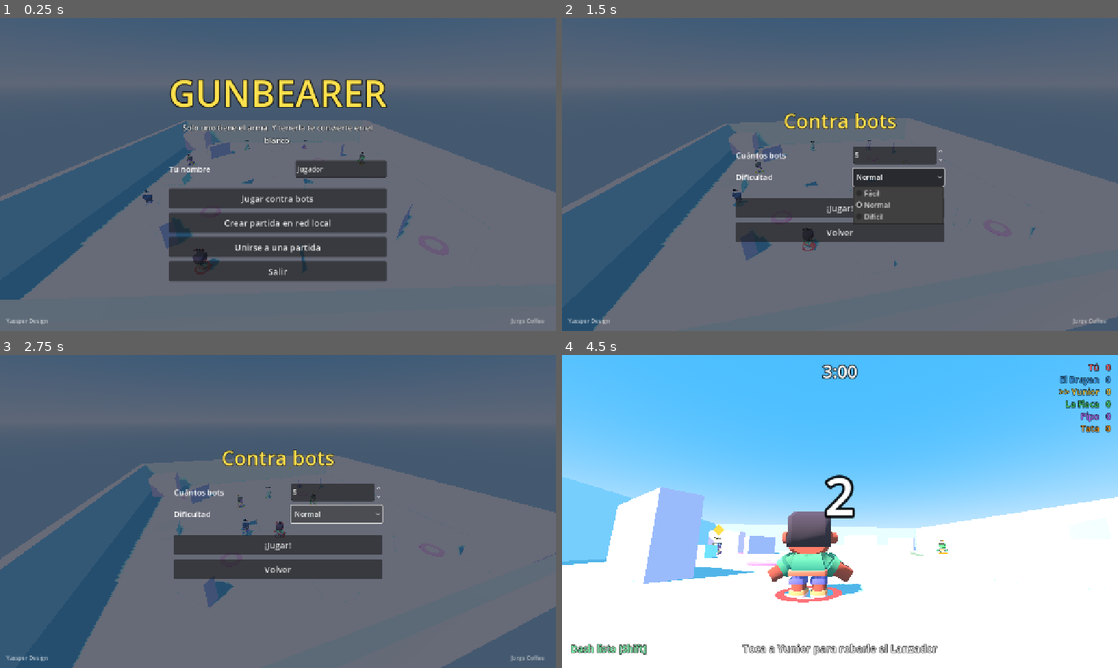
Above: before the commit, frames 1-4 (two rows, left to right).
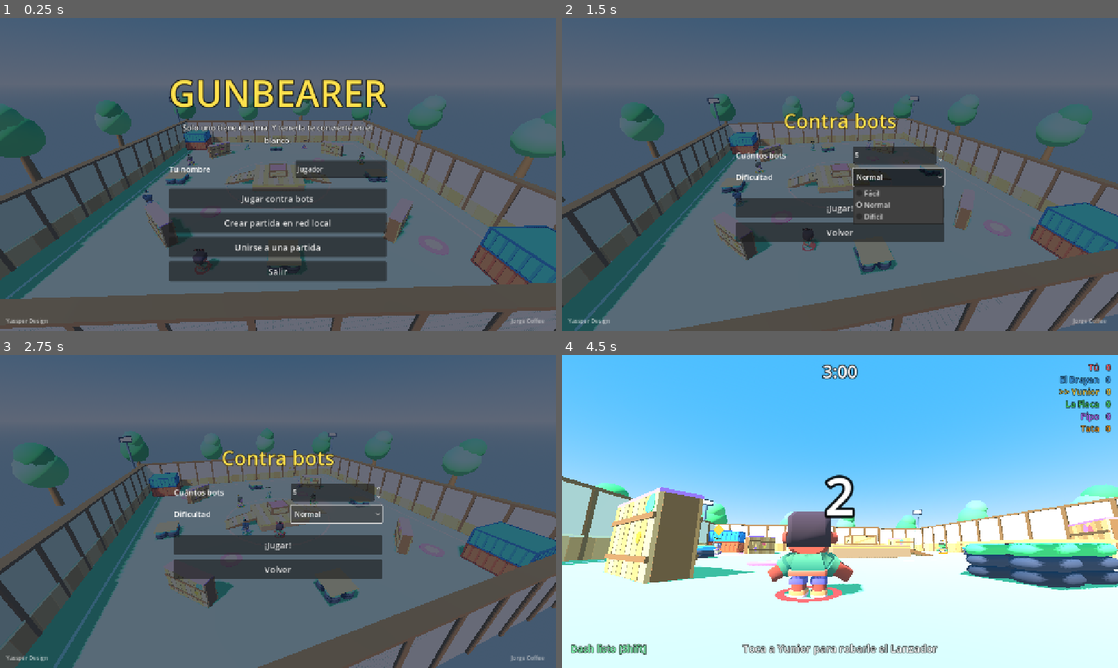
Above: after the commit, the same moments.

Repository: Yassp8312/Gunbearer
Game: Godot game, scene res://scenes/menu.tscn
Two runs of this game, one before a commit and one after it. Both use one fixed random seed, a clock stepped at 60 frames per second and the inputs below.
Inputs (mouse positions are in pixels of both pictures, inside the frame that each line leads up to):
- Up to frame 1 (0.25 s): no input
- Up to frame 2 (1.5 s): click "Jugar contra bots" at 0.5 s; click "Normal" at 1.25 s
- Up to frame 3 (2.75 s): click "Normal" at 2 s
- Up to frame 4 (4.5 s): click "¡Jugar!" at 2.75 s; tap Enter at 3.5, 4.35 s; move the mouse to (867, 511) at 3.52 s; hold W from 3.53 s (still down); tap Q at 3.6 s; click (867, 511) at 3.67 s; tap Space at 3.77 s; move the mouse to (812, 511) at 4.27 s

The runs differ from the first frame. In frame 1, 23% of the frame differs, in the area x 0-100%, y 23-100%; in frame 2, 21%; in frame 3, 20%; in frame 4, 38%, in the area x 0-100%, y 38-100%.

Commit message:
Arena vestida por código: parque de paintball
props.gd dibuja vallas, neumáticos, contenedores, tarima, rampas y muros sobre las cajas de choque, que no cambian.

Co-Authored-By: Claude Fable 5.2 <noreply@anthropic.com>

Diff:
--- a/autoload/net.gd
+++ b/autoload/net.gd
@@ -71,6 +71,7 @@
 
 func _shot(n: int) -> void:
 	get_viewport().get_texture().get_image().save_png("%s_%d.png" % [str(test["shot"]), n])
+	print("captura %d: %d fps, %d dibujos por cuadro" % [n, Engine.get_frames_per_second(), Performance.get_monitor(Performance.RENDER_TOTAL_DRAW_CALLS_IN_FRAME)])
 
 
 func _leave_now() -> void:
--- a/scripts/main.gd
+++ b/scripts/main.gd
@@ -7,6 +7,7 @@
 const BallScript = preload("res://scripts/ball.gd")
 const MatchScript = preload("res://scripts/match.gd")
 const HudScript = preload("res://scripts/hud.gd")
+const PropsScript = preload("res://scripts/props.gd")
 
 const ARENA: float = 24.0
 
@@ -153,28 +154,30 @@
 
 	var s: float = ARENA
 	# Piso y muros
-	_box(Vector3(0, -0.5, 0), Vector3(s * 2.0, 1.0, s * 2.0), Color("aebbd0"))
-	_box(Vector3(s + 0.5, 3.0, 0), Vector3(1.0, 6.0, s * 2.0 + 2.0), Color("8ecae6"))
-	_box(Vector3(-s - 0.5, 3.0, 0), Vector3(1.0, 6.0, s * 2.0 + 2.0), Color("8ecae6"))
-	_box(Vector3(0, 3.0, s + 0.5), Vector3(s * 2.0 + 2.0, 6.0, 1.0), Color("a2d2ff"))
-	_box(Vector3(0, 3.0, -s - 0.5), Vector3(s * 2.0 + 2.0, 6.0, 1.0), Color("a2d2ff"))
+	# El último texto es la pieza de props.gd que viste la caja; el choque es siempre la caja.
+	_box(Vector3(0, -0.5, 0), Vector3(s * 2.0, 1.0, s * 2.0), Color("86c97a"))
+	_box(Vector3(s + 0.5, 3.0, 0), Vector3(1.0, 6.0, s * 2.0 + 2.0), Color("f0e2c4"), Vector3.ZERO, "wall")
+	_box(Vector3(-s - 0.5, 3.0, 0), Vector3(1.0, 6.0, s * 2.0 + 2.0), Color("f0e2c4"), Vector3.ZERO, "wall")
+	_box(Vector3(0, 3.0, s + 0.5), Vector3(s * 2.0 + 2.0, 6.0, 1.0), Color("ead9b6"), Vector3.ZERO, "wall")
+	_box(Vector3(0, 3.0, -s - 0.5), Vector3(s * 2.0 + 2.0, 6.0, 1.0), Color("ead9b6"), Vector3.ZERO, "wall")
 	# Tarima central de dos pisos, con rampas
-	_box(Vector3(0, 0.6, 0), Vector3(8.0, 1.2, 8.0), Color("ffd6a5"))
-	_box(Vector3(0, 1.8, 0), Vector3(3.0, 1.2, 3.0), Color("ffadad"))
-	_box(Vector3(0, 0.45, 6.4), Vector3(3.0, 0.3, 5.0), Color("fdffb6"), Vector3(0.2425, 0, 0))
-	_box(Vector3(0, 0.45, -6.4), Vector3(3.0, 0.3, 5.0), Color("fdffb6"), Vector3(-0.2425, 0, 0))
+	_box(Vector3(0, 0.6, 0), Vector3(8.0, 1.2, 8.0), Color("ffd23f"), Vector3.ZERO, "stage")
+	_box(Vector3(0, 1.8, 0), Vector3(3.0, 1.2, 3.0), Color("ff5a5f"), Vector3.ZERO, "crate")
+	_box(Vector3(0, 0.45, 6.4), Vector3(3.0, 0.3, 5.0), Color("fdffb6"), Vector3(0.2425, 0, 0), "ramp")
+	_box(Vector3(0, 0.45, -6.4), Vector3(3.0, 0.3, 5.0), Color("fdffb6"), Vector3(-0.2425, 0, 0), "ramp")
 	# Coberturas altas
 	for sx in [-1.0, 1.0]:
 		for sz in [-1.0, 1.0]:
-			_box(Vector3(13.0 * sx, 1.4, 13.0 * sz), Vector3(5.0, 2.8, 1.2), Color("bdb2ff"), Vector3(0, PI * 0.25 * sx * sz, 0))
+			_box(Vector3(13.0 * sx, 1.4, 13.0 * sz), Vector3(5.0, 2.8, 1.2), Color("b86bff"), Vector3(0, PI * 0.25 * sx * sz, 0), "fence")
 	# Bloques bajos para saltar
-	_box(Vector3(17.0, 0.6, 0), Vector3(3.0, 1.2, 3.0), Color("caffbf"))
-	_box(Vector3(-17.0, 0.6, 0), Vector3(3.0, 1.2, 3.0), Color("caffbf"))
-	_box(Vector3(0, 0.6, 17.0), Vector3(3.0, 1.2, 3.0), Color("9bf6ff"))
-	_box(Vector3(0, 0.6, -17.0), Vector3(3.0, 1.2, 3.0), Color("9bf6ff"))
+	_box(Vector3(17.0, 0.6, 0), Vector3(3.0, 1.2, 3.0), Color("4cd964"), Vector3.ZERO, "tires")
+	_box(Vector3(-17.0, 0.6, 0), Vector3(3.0, 1.2, 3.0), Color("4cd964"), Vector3.ZERO, "tires")
+	_box(Vector3(0, 0.6, 17.0), Vector3(3.0, 1.2, 3.0), Color("3fa7ff"), Vector3.ZERO, "tires")
+	_box(Vector3(0, 0.6, -17.0), Vector3(3.0, 1.2, 3.0), Color("3fa7ff"), Vector3.ZERO, "tires")
 	# Torres en dos esquinas: se sube con el trampolín de al lado
-	_box(Vector3(20.0, 2.0, -20.0), Vector3(5.0, 4.0, 5.0), Color("ffc6ff"))
-	_box(Vector3(-20.0, 2.0, 20.0), Vector3(5.0, 4.0, 5.0), Color("ffc6ff"))
+	_box(Vector3(20.0, 2.0, -20.0), Vector3(5.0, 4.0, 5.0), Color("e4572e"), Vector3.ZERO, "container")
+	_box(Vector3(-20.0, 2.0, 20.0), Vector3(5.0, 4.0, 5.0), Color("e4572e"), Vector3.ZERO, "container")
+	world.add_child(PropsScript.scenery(s))
 	# Trampolines
 	_pad(Vector3(15.5, 0.0, -15.5))
 	_pad(Vector3(-15.5, 0.0, 15.5))
@@ -186,7 +189,7 @@
 		spawns.append(Vector3(cos(ang) * 19.0, 0.1, sin(ang) * 19.0))
 
 
-func _box(pos: Vector3, size: Vector3, color: Color, rot: Vector3 = Vector3.ZERO) -> StaticBody3D:
+func _box(pos: Vector3, size: Vector3, color: Color, rot: Vector3 = Vector3.ZERO, skin: String = "") -> StaticBody3D:
 	var body := StaticBody3D.new()
 	body.collision_layer = 1
 	body.collision_mask = 0
@@ -199,6 +202,11 @@
 	bm.material = mat
 	mesh.mesh = bm
 	body.add_child(mesh)
+	# Con pieza de adorno, la caja solo queda para dar sombra.
+	var deco: Node3D = PropsScript.make(skin, size, color, pos) if skin != "" else null
+	if deco != null:
+		mesh.cast_shadow = GeometryInstance3D.SHADOW_CASTING_SETTING_SHADOWS_ONLY
+		body.add_child(deco)
 	var cs := CollisionShape3D.new()
 	var shape := BoxShape3D.new()
 	shape.size = size
@@ -340,6 +348,9 @@
 	if human == null:
 		return
 	# Prueba: --showcam mira al portador de frente, para revisar el arte en capturas.
+	if str(Net.test.get("showcam", "")) == "top":
+		cam.look_at_from_position(Vector3(21.0, 13.0, 21.0), Vector3(-4.0, 0.0, -4.0), Vector3.UP)
+		return
 	if Net.test.has("showcam") and match_state.bearer != null:
 		var bp = match_state.bearer
 		var eye: Vector3 = bp.global_position + bp.forward() * 3.2 + bp.right() * 1.6 + Vector3(0, 1.7, 0)
--- /dev/null
+++ b/scripts/props.gd
@@ -0,0 +1,264 @@
+extends RefCounted
+# Piezas de la arena hechas con formas simples (tema: parque de paintball).
+# Solo es lo que se ve: el choque y la sombra siguen siendo la caja que arma main.gd,
+# así que ninguna pieza cambia por dónde se pasa ni dónde pega una bola.
+
+const WOOD: Array = [Color("c98b4e"), Color("b87a42"), Color("d49a5c")]
+const WOOD_DARK: Color = Color("7a4e28")
+const RUBBER: Array = [Color("30303c"), Color("3d3d4b")]
+const PAINT: Array = [Color("ff5a5f"), Color("3fa7ff"), Color("ffd23f"), Color("4cd964"), Color("b86bff"), Color("ff9f1c")]
+
+static var _mats: Dictionary = {}
+static var _meshes: Dictionary = {}
+
+
+# Devuelve el adorno para una caja de ese tamaño, o null si no hay pieza con ese nombre.
+# Las coordenadas son las de la caja: el centro es (0,0,0).
+static func make(skin: String, size: Vector3, color: Color, pos: Vector3) -> Node3D:
+	var root := Node3D.new()
+	var rng := RandomNumberGenerator.new()
+	rng.seed = hash(skin) + int(pos.x * 31.0) + int(pos.z * 17.0)
+	if skin == "fence":
+		_fence(root, size, color, rng)
+	elif skin == "tires":
+		_tires(root, size, color)
+	elif skin == "container":
+		_container(root, size, color)
+	elif skin == "stage":
+		_stage(root, size, color)
+	elif skin == "crate":
+		_crate(root, size, color)
+	elif skin == "ramp":
+		_ramp(root, size)
+	elif skin == "wall":
+		_wall(root, size, color, pos)
+	else:
+		root.free()
+		return null
+	return root
+
+
+# ---------- Piezas ----------
+
+# Valla de tablones por las dos caras, con tapa del color de la zona y manchas de pintura.
+static func _fence(root: Node3D, s: Vector3, color: Color, rng: RandomNumberGenerator) -> void:
+	var n: int = maxi(2, roundi(s.x / 0.62))
+	var pw: float = s.x / float(n)
+	for face in [-1.0, 1.0]:
+		var shift: int = 1 if face > 0.0 else 0
+		for i in n:
+			_box(root, Vector3(pw - 0.05, s.y - 0.12, 0.12), Vector3(-s.x * 0.5 + pw * (float(i) + 0.5), -0.06, face * (s.z * 0.5 - 0.06)), WOOD[(i + shift) % 3])
+		for y in [-0.27, 0.2]:
+			_box(root, Vector3(s.x, 0.18, 0.08), Vector3(0, s.y * y, face * (s.z * 0.5 + 0.02)), WOOD_DARK)
+		for k in 3:
+			var r: float = rng.randf_range(0.18, 0.36)
+			var p := Vector3(rng.randf_range(-s.x * 0.4, s.x * 0.4), rng.randf_range(-s.y * 0.3, s.y * 0.35), face * (s.z * 0.5 + 0.012))
+			_cyl(root, r, r, 0.02, p, PAINT[rng.randi() % PAINT.size()], Vector3(PI * 0.5, 0, 0))
+	for sx in [-1.0, 1.0]:
+		_box(root, Vector3(0.14, s.y - 0.12, s.z - 0.24), Vector3(sx * (s.x * 0.5 - 0.07), -0.06, 0), WOOD_DARK)
+	_box(root, Vector3(s.x, 0.12, s.z), Vector3(0, s.y * 0.5 - 0.06, 0), color)
+
+
+# Cuatro pilas de neumáticos con un tablero encima para pisar. La capa de arriba lleva el color de la zona.
+static func _tires(root: Node3D, s: Vector3, color: Color) -> void:
+	var r: float = minf(s.x, s.z) * 0.25
+	var layers: int = maxi(1, roundi(s.y / 0.4))
+	var th: float = (s.y - 0.08) / float(layers)
+	var inner: float = maxf(0.05, r - th)
+	for ix in [-1.0, 1.0]:
+		for iz in [-1.0, 1.0]:
+			for k in layers:
+				var c: Color = color if k == layers - 1 else RUBBER[k % 2]
+				_torus(root, inner, r, Vector3(ix * r, -s.y * 0.5 + th * (float(k) + 0.5), iz * r), c)
+	_box(root, Vector3(s.x * 0.55, s.y - 0.1, s.z * 0.55), Vector3(0, -0.05, 0), RUBBER[0])
+	_box(root, Vector3(s.x - 0.1, 0.08, s.z - 0.1), Vector3(0, s.y * 0.5 - 0.04, 0), WOOD[0])
+
+
+# Contenedores apilados, con costillas y marco.
+static func _container(root: Node3D, s: Vector3, color: Color) -> void:
+	var levels: int = 2 if s.y >= 3.0 else 1
+	var lh: float = s.y / float(levels)
+	var cols: Array = [color, Color("2e86de")]
+	for l in levels:
+		var c: Color = cols[l % 2]
+		var dark: Color = c.darkened(0.2)
+		var frame: Color = c.darkened(0.45)
+		var y0: float = -s.y * 0.5 + lh * (float(l) + 0.5)
+		_box(root, Vector3(s.x - 0.16, lh - 0.1, s.z - 0.16), Vector3(0, y0, 0), c)
+		var nr: int = 6
+		for i in nr:
+			var t: float = (float(i) + 0.5) / float(nr) - 0.5
+			for face in [-1.0, 1.0]:
+				_box(root, Vector3(0.16, lh - 0.4, 0.08), Vector3(t * (s.x - 0.6), y0, face * (s.z * 0.5 - 0.04)), dark)
+				_box(root, Vector3(0.08, lh - 0.4, 0.16), Vector3(face * (s.x * 0.5 - 0.04), y0, t * (s.z - 0.6)), dark)
+		for e in [-1.0, 1.0]:
+			for face in [-1.0, 1.0]:
+				_box(root, Vector3(s.x, 0.14, 0.14), Vector3(0, y0 + e * (lh * 0.5 - 0.07), face * (s.z * 0.5 - 0.07)), frame)
+				_box(root, Vector3(0.14, 0.14, s.z), Vector3(face * (s.x * 0.5 - 0.07), y0 + e * (lh * 0.5 - 0.07), 0), frame)
+				_box(root, Vector3(0.16, lh, 0.16), Vector3(e * (s.x * 0.5 - 0.08), y0, face * (s.z * 0.5 - 0.08)), frame)
+
+
+# Tarima de madera con tablones arriba y un borde del color de la zona.
+static func _stage(root: Node3D, s: Vector3, color: Color) -> void:
+	_box(root, Vector3(s.x, s.y - 0.1, s.z), Vector3(0, -0.05, 0), WOOD_DARK.lightened(0.15))
+	var n: int = maxi(2, roundi(s.z / 0.8))
+	var pw: float = s.z / float(n)
+	for i in n:
+		_box(root, Vector3(s.x, 0.1, pw - 0.04), Vector3(0, s.y * 0.5 - 0.05, -s.z * 0.5 + pw * (float(i) + 0.5)), WOOD[i % 3])
+	for face in [-1.0, 1.0]:
+		_box(root, Vector3(s.x + 0.06, 0.2, 0.08), Vector3(0, s.y * 0.5 - 0.22, face * (s.z * 0.5 + 0.01)), color)
+		_box(root, Vector3(0.08, 0.2, s.z + 0.06), Vector3(face * (s.x * 0.5 + 0.01), s.y * 0.5 - 0.22, 0), color)
+
+
+# Cajón de madera con marco, aspas y tapa de color.
+static func _crate(root: Node3D, s: Vector3, color: Color) -> void:
+	_box(root, Vector3(s.x - 0.1, s.y - 0.02, s.z - 0.1), Vector3(0, -0.01, 0), WOOD[2])
+	for face in [-1.0, 1.0]:
+		for e in [-1.0, 1.0]:
+			_box(root, Vector3(s.x, 0.2, 0.2), Vector3(0, e * (s.y * 0.5 - 0.1), face * (s.z * 0.5 - 0.1)), WOOD_DARK)
+			_box(root, Vector3(0.2, 0.2, s.z), Vector3(face * (s.x * 0.5 - 0.1), e * (s.y * 0.5 - 0.1), 0), WOOD_DARK)
+			_box(root, Vector3(0.2, s.y, 0.2), Vector3(e * (s.x * 0.5 - 0.1), 0, face * (s.z * 0.5 - 0.1)), WOOD_DARK)
+		var lx: float = Vector2(s.x - 0.4, s.y - 0.4).length()
+		_box(root, Vector3(lx, 0.16, 0.06), Vector3(0, 0, face * (s.z * 0.5 - 0.03)), WOOD[1], Vector3(0, 0, atan2(s.y - 0.4, s.x - 0.4)))
+		var lz: float = Vector2(s.z - 0.4, s.y - 0.4).length()
+		_box(root, Vector3(0.06, 0.16, lz), Vector3(face * (s.x * 0.5 - 0.03), 0, 0), WOOD[1], Vector3(atan2(s.y - 0.4, s.z - 0.4), 0, 0))
+	_box(root, Vector3(s.x - 0.4, 0.04, s.z - 0.4), Vector3(0, s.y * 0.5 - 0.01, 0), color)
+
+
+# Rampa de tablones con largueros a los lados.
+static func _ramp(root: Node3D, s: Vector3) -> void:
+	var n: int = maxi(2, roundi(s.z / 0.6))
+	var pw: float = s.z / float(n)
+	for i in n:
+		_box(root, Vector3(s.x - 0.3, s.y, pw - 0.04), Vector3(0, 0, -s.z * 0.5 + pw * (float(i) + 0.5)), WOOD[i % 3])
+	for sx in [-1.0, 1.0]:
+		_box(root, Vector3(0.15, s.y + 0.06, s.z), Vector3(sx * (s.x * 0.5 - 0.075), 0, 0), WOOD_DARK)
+
+
+# Muro exterior: panel liso, zócalo de tablones por dentro, postes y remate.
+static func _wall(root: Node3D, s: Vector3, color: Color, pos: Vector3) -> void:
+	var g := Node3D.new()
+	root.add_child(g)
+	var along_x: bool = s.x > s.z
+	var length: float = s.x if along_x else s.z
+	var thick: float = s.z if along_x else s.x
+	# Cara que da a la arena, en el eje local Z del grupo.
+	var inward: float = -signf(pos.z) if along_x else -signf(pos.x)
+	if not along_x:
+		g.rotation.y = PI * 0.5
+	_box(g, Vector3(length, s.y, thick * 0.7), Vector3.ZERO, color)
+	var n: int = maxi(2, roundi(length / 2.0))
+	var pw: float = length / float(n)
+	for i in n:
+		_box(g, Vector3(pw - 0.06, 1.8, 0.1), Vector3(-length * 0.5 + pw * (float(i) + 0.5), -s.y * 0.5 + 0.9, inward * (thick * 0.5 - 0.05)), WOOD[i % 3])
+	var posts: int = maxi(2, roundi(length / 4.0))
+	for i in posts + 1:
+		_box(g, Vector3(0.35, s.y, thick + 0.1), Vector3(-length * 0.5 + length * float(i) / float(posts), 0, 0), WOOD_DARK)
+	_box(g, Vector3(length, 0.16, 0.08), Vector3(0, -s.y * 0.5 + 1.9, inward * (thick * 0.5)), Color("fff3b0"))
+	_box(g, Vector3(length, 0.25, thick + 0.1), Vector3(0, s.y * 0.5 - 0.12, 0), WOOD_DARK)
+
+
+# Lo que rodea la arena y las marcas del suelo. No tiene choque.
+static func scenery(arena: float) -> Node3D:
+	var root := Node3D.new()
+	var line: Color = Color("f4faef")
+	# Marcas del suelo
+	var ring: MeshInstance3D = _torus(root, 8.6, 8.9, Vector3(0, 0.0, 0), line)
+	ring.scale = Vector3(1.0, 0.04, 1.0)
+	var m: float = arena - 2.5
+	for face in [-1.0, 1.0]:
+		_box(root, Vector3(m * 2.0, 0.02, 0.25), Vector3(0, 0.006, face * m), line)
+		_box(root, Vector3(0.25, 0.02, m * 2.0), Vector3(face * m, 0.006, 0), line)
+	# Torres de focos en las esquinas, por fuera
+	for sx in [-1.0, 1.0]:
+		for sz in [-1.0, 1.0]:
+			var base := Vector3(sx * (arena + 3.5), 0, sz * (arena + 3.5))
+			_cyl(root, 0.22, 0.3, 11.0, base + Vector3(0, 5.5, 0), Color("5c6470"))
+			var head: MeshInstance3D = _box(root, Vector3(2.6, 1.3, 0.5), base + Vector3(0, 11.2, 0), Color("3a3f4a"))
+			head.rotation.y = atan2(sx, sz)
+			var lamp: MeshInstance3D = _box(root, Vector3(2.2, 0.9, 0.1), base + Vector3(-sx * 0.2, 11.2, -sz * 0.2), Color("fff6c9"), Vector3.ZERO, true)
+			lamp.rotation.y = atan2(sx, sz)
+	# Árboles alrededor, asomando por encima del muro
+	var greens: Array = [Color("4fb05a"), Color("63c468"), Color("3f9a50")]
+	for i in 14:
+		var ang: float = TAU * (float(i) + 0.5) / 14.0
+		var d: float = arena + 8.0 + 2.5 * float(i % 3)
+		var p := Vector3(cos(ang) * d * 1.25, 0, sin(ang) * d * 1.25)
+		var h: float = 5.0 + float(i % 2)
+		_cyl(root, 0.45, 0.65, h, p + Vector3(0, h * 0.5, 0), Color("8a5a2b"))
+		_ball(root, 3.4, p + Vector3(0, h + 2.0, 0), greens[i % 3])
+		_ball(root, 2.4, p + Vector3(0.8, h + 4.4, -0.5), greens[(i + 1) % 3])
+	return root
+
+
+# ---------- Formas básicas (mallas y materiales compartidos) ----------
+
+static func _mat(color: Color, glow: bool = false) -> StandardMaterial3D:
+	var key: String = color.to_html() + ("g" if glow else "")
+	if not _mats.has(key):
+		var m := StandardMaterial3D.new()
+		m.albedo_color = color
+		m.roughness = 0.85
+		if glow:
+			m.emission_enabled = true
+			m.emission = color
+			m.emission_energy_multiplier = 1.5
+		_mats[key] = m
+	return _mats[key]
+
+
+static func _add(root: Node3D, mesh: Mesh, pos: Vector3, color: Color, rot: Vector3, glow: bool = false) -> MeshInstance3D:
+	var mi := MeshInstance3D.new()
+	mi.mesh = mesh
+	mi.material_override = _mat(color, glow)
+	mi.position = pos
+	mi.rotation = rot
+	mi.cast_shadow = GeometryInstance3D.SHADOW_CASTING_SETTING_OFF
+	root.add_child(mi)
+	return mi
+
+
+static func _box(root: Node3D, size: Vector3, pos: Vector3, color: Color, rot: Vector3 = Vector3.ZERO, glow: bool = false) -> MeshInstance3D:
+	var key: String = "b%.2f_%.2f_%.2f" % [size.x, size.y, size.z]
+	if not _meshes.has(key):
+		var bm := BoxMesh.new()
+		bm.size = size
+		_meshes[key] = bm
+	return _add(root, _meshes[key], pos, color, rot, glow)
+
+
+static func _cyl(root: Node3D, top: float, bottom: float, height: float, pos: Vector3, color: Color, rot: Vector3 = Vector3.ZERO) -> MeshInstance3D:
+	var key: String = "c%.2f_%.2f_%.2f" % [top, bottom, height]
+	if not _meshes.has(key):
+		var cm := CylinderMesh.new()
+		cm.top_radius = top
+		cm.bottom_radius = bottom
+		cm.height = height
+		cm.radial_segments = 14
+		cm.rings = 1
+		_meshes[key] = cm
+	return _add(root, _meshes[key], pos, color, rot)
+
+
+static func _torus(root: Node3D, inner: float, outer: float, pos: Vector3, color: Color) -> MeshInstance3D:
+	var key: String = "t%.2f_%.2f" % [inner, outer]
+	if not _meshes.has(key):
+		var tm := TorusMesh.new()
+		tm.inner_radius = inner
+		tm.outer_radius = outer
+		tm.rings = 20
+		tm.ring_segments = 8
+		_meshes[key] = tm
+	return _add(root, _meshes[key], pos, color, Vector3.ZERO)
+
+
+static func _ball(root: Node3D, radius: float, pos: Vector3, color: Color) -> MeshInstance3D:
+	var key: String = "s%.2f" % radius
+	if not _meshes.has(key):
+		var sm := SphereMesh.new()
+		sm.radius = radius
+		sm.height = radius * 2.0
+		sm.radial_segments = 10
+		sm.rings = 5
+		_meshes[key] = sm
+	return _add(root, _meshes[key], pos, color, Vector3.ZERO)
Not shown, changed: CLAUDE.md
